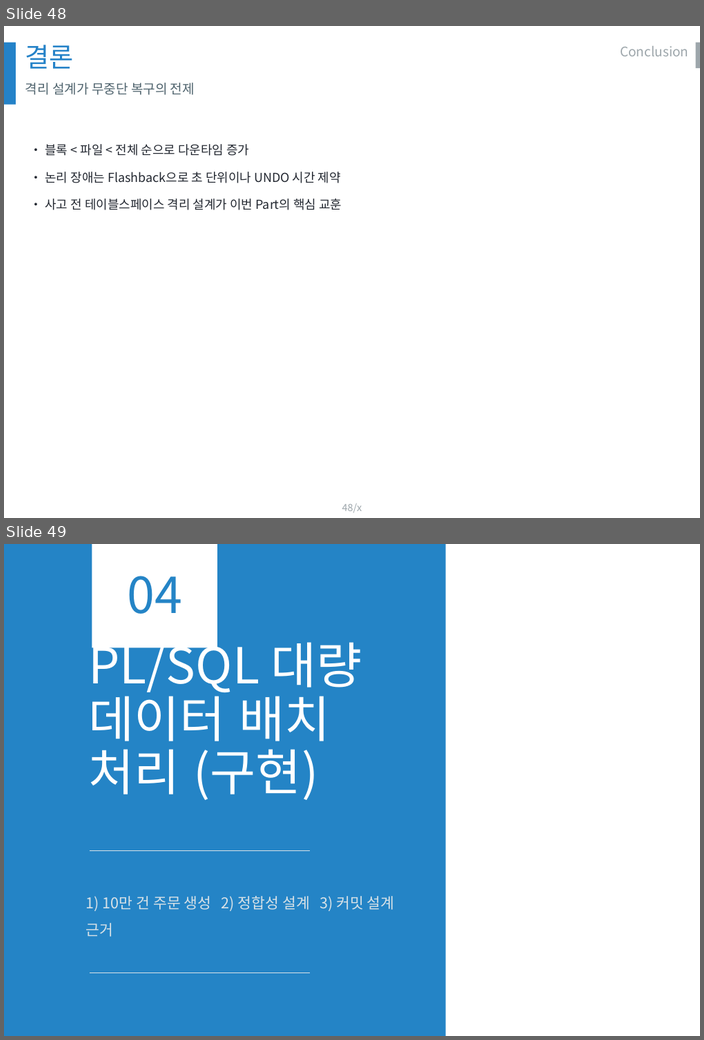
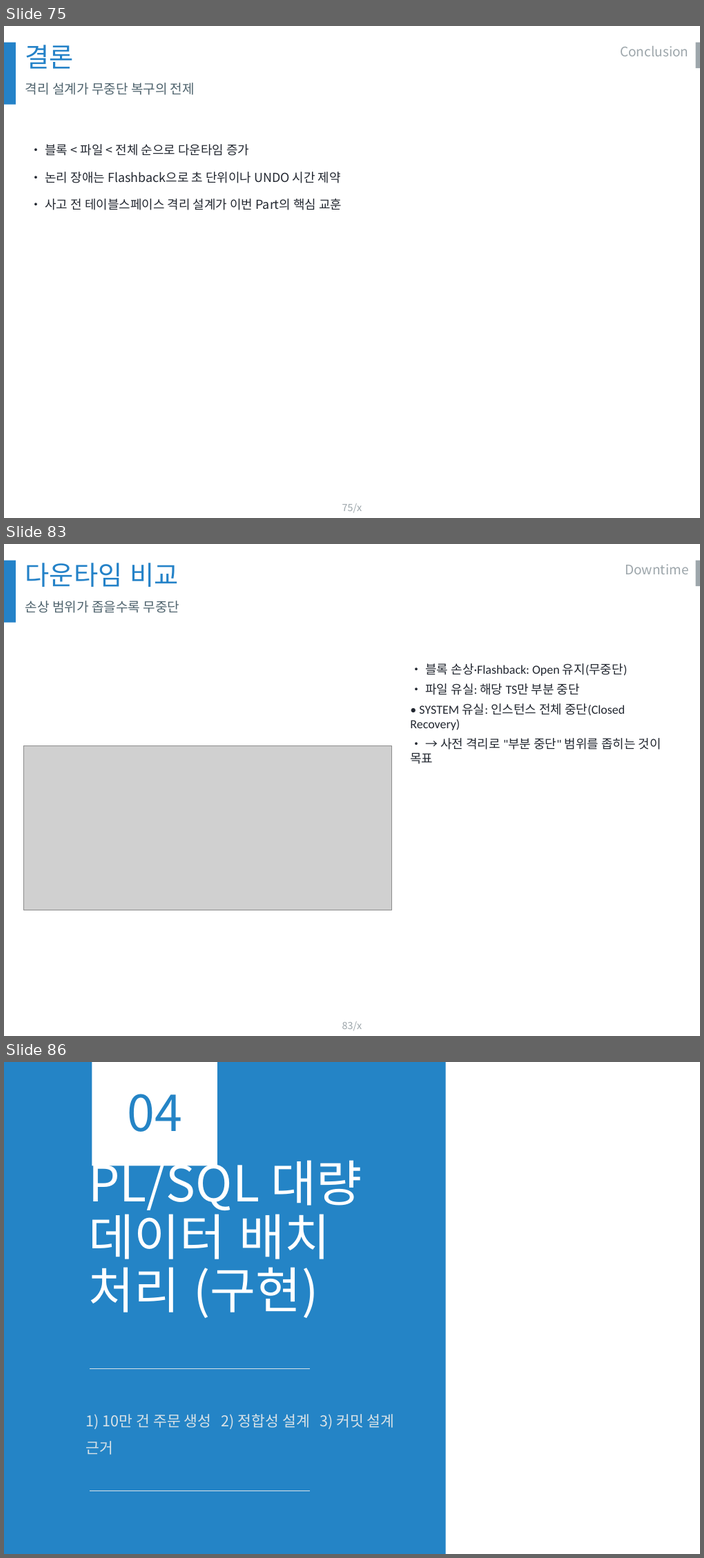
Before and after one commit to olmas70/slides, a slide deck: ppt/BO_DB운영_발표.pptx. Shown one above the other, each under a label of ours: slides 48 and 49 before the commit, slides 75, 83 and 86 after it; the slides between them are not shown. The pictures are 704x1040 and 704x1558 pixels, drawn with LibreOffice and Linux fonts; fonts in the diff are those of the drawing; grey boxes stand for pictures; background and template pictures are left out. Boxes give left, top, right and bottom in pixels: in the first picture for what was removed or moved away, otherwise in the second. Text is boxed around its words. In the diff, an @@ line names an element or a change of style, - is before the commit and + after.

```diff
--- a/ppt/BO_DB운영_발표.pptx
+++ b/ppt/BO_DB운영_발표.pptx
@@ slide 83 added at <box>4,544,700,1036</box>, background #FFFFFF; not listed: 3 template elements that a slide beside it also shows @@
@@ text added at <box>25,563,179,587</box>, 32 pt, text #2482C8 @@
+다운타임 비교
@@ text added at <box>624,564,688,574</box>, 16 pt, text #9DA6AB @@
+Downtime
@@ text added at <box>25,601,180,613</box>, 16 pt, text #50646E @@
+손상 범위가 좁을수록 무중단
@@ text added at <box>410,663,661,764</box>, 15 pt, text #222730 @@
+• 블록 손상·Flashback: Open 유지(무중단)
+• 파일 유실: 해당 TS만 부분 중단
+• SYSTEM 유실: 인스턴스 전체 중단(Closed Recovery)
+• → 사전 격리로 "부분 중단" 범위를 좁히는 것이 목표
@@ picture added at <box>24,745,391,910</box> @@
@@ what was slide 48 is now slide 75 @@
@@ page number at <box>342,503,362,512</box>: text changed @@
-48/x
+75/x
@@ what was slide 49 is now slide 86 @@
```
Also in this commit, not shown: 55 other slides added.
